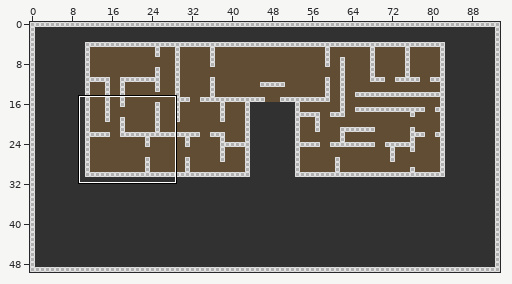
Two versions of a level (Tiled map, libGDX Workspace/core/assets/tileMaps/Level1/customset3.tmx). Above, an overview of the earlier version with the close-up marked.
Close-up. Old version:
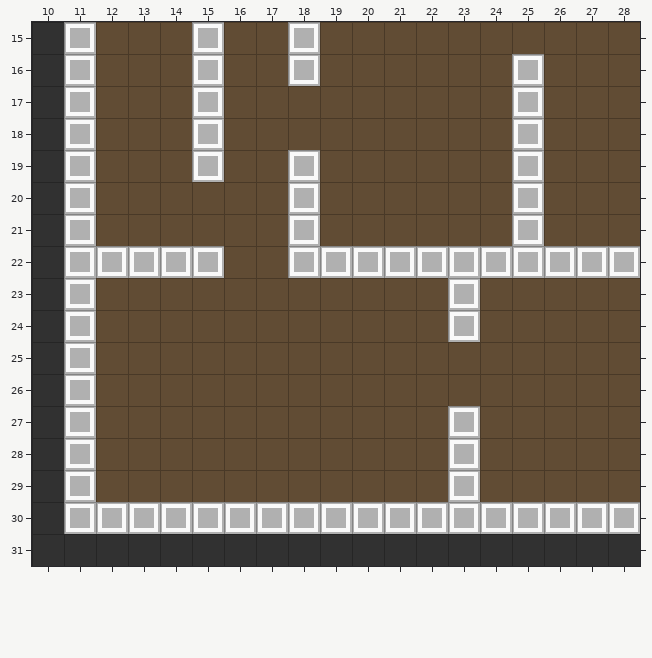
Cells are 32x32 px. Shown: x 10..28, y 15..31. The commit also changed other parts of the map, which this record leaves out.
After the commit:
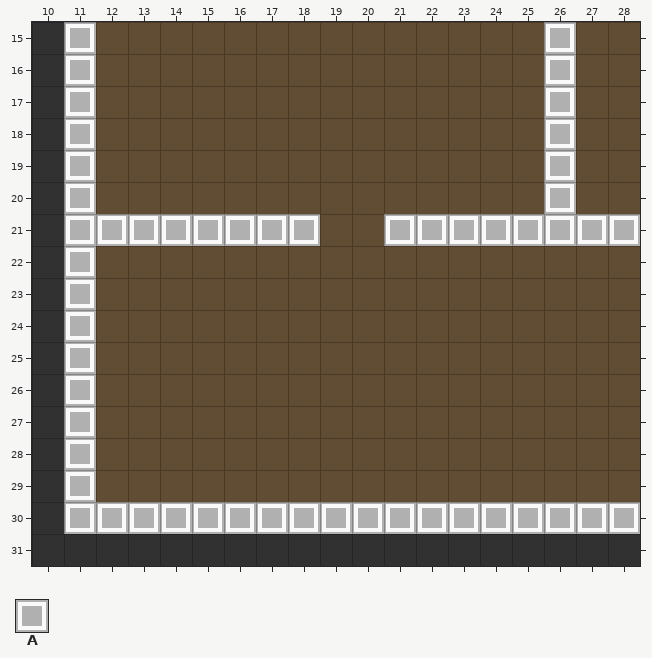
Key: from "customset3": A 0.
_ is an empty cell, . an unchanged one.
Difference:
--- layer "walls"
@@ x 12..28 @@
-15 ...A..A......._..
-16 ...A..A......A_..
-17 ...A.........A_..
-18 ...A.........A_..
-19 ...A..A......A_..
-20 ......A......A_..
-21 ______...____.___
-22 AAAA..AAAAAAAAAAA
-23 ...........A.....
-24 ...........A.....
+15 ..._.._.......A..
+16 ..._.._......_A..
+17 ..._........._A..
+18 ..._........._A..
+19 ..._.._......_A..
+20 ......_......_A..
+21 AAAAAA...AAAA.AAA
+22 ____..___________
+23 ..........._.....
+24 ..........._.....
@@ x 23..23 @@
-27 A
-28 A
-29 A
+27 _
+28 _
+29 _
Where, in picture pixels (left, top, right, bottom), the same in both close-ups:
changed: (96, 22, 640, 342)
removed: (448, 406, 480, 502)
